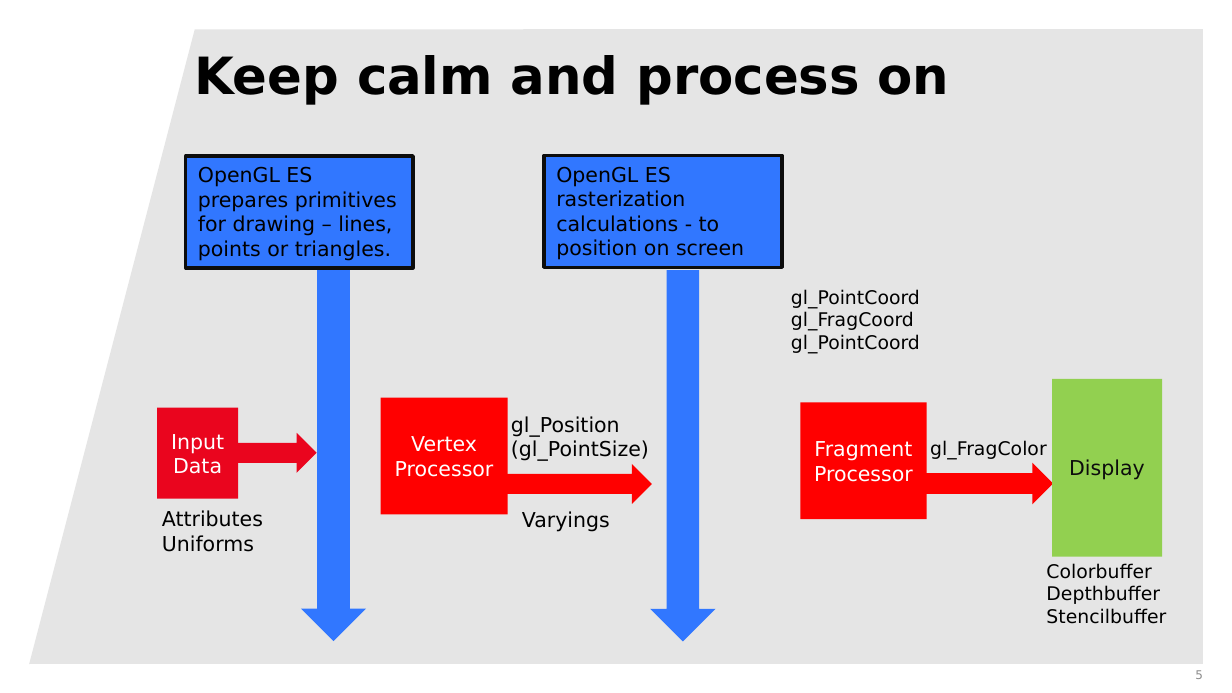
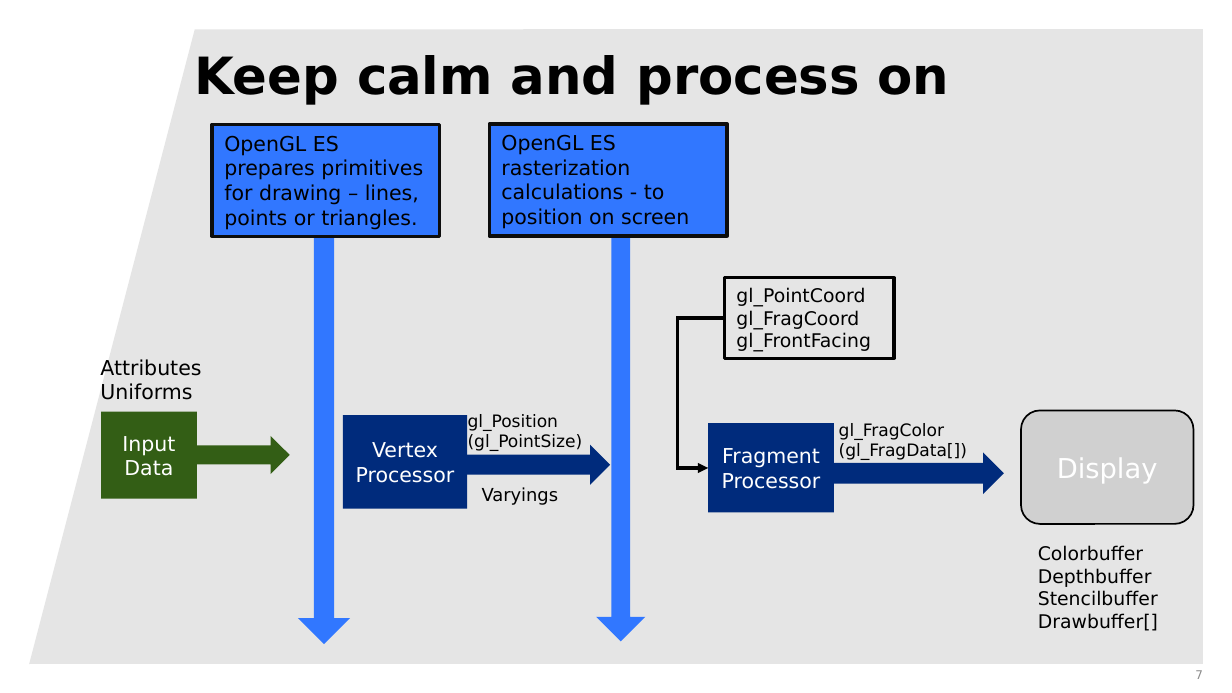
Before and after one commit to rsahlin/computer-graphics-presentations, a slide deck: slide 7 of deconstructingGLES.pptx (slide 5 before the commit). Drawn at 1232x693 pixels with LibreOffice and Linux fonts; fonts in the diff are those of the drawing; grey boxes stand for pictures; background and template pictures are left out. Boxes give left, top, right and bottom in pixels: in the first picture for what was removed or moved away, otherwise in the second. Text is boxed around its words. In the diff, an @@ line names an element or a change of style, - is before the commit and + after.

```diff
--- a/deconstructingGLES.pptx
+++ b/deconstructingGLES.pptx
@@ rectangle "OpenGL ES prepares primitives for ...": place and size @@
-rectangle "OpenGL ES prepares primitives for ..." at (186, 156, 413, 269)
+rectangle "OpenGL ES prepares primitives for ..." at (212, 124, 439, 237)
@@ rectangle "OpenGL ES rasterization calculations - ...": place and size @@
-rectangle "OpenGL ES rasterization calculations - ..." at (545, 155, 782, 267)
+rectangle "OpenGL ES rasterization calculations - ..." at (489, 124, 727, 237)
@@ down arrow: place and size @@
-down arrow at (301, 270, 366, 641)
+down arrow at (298, 238, 350, 644)
@@ down arrow at (298, 238, 350, 644): proportions changed @@
@@ down arrow at (596, 237, 646, 642): proportions changed @@
@@ down arrow: place and size @@
-down arrow at (650, 270, 716, 641)
+down arrow at (596, 237, 646, 642)
@@ rectangle "gl_PointCoord": place and size @@
-rectangle "gl_PointCoord" at (791, 289, 920, 354)
+rectangle "gl_PointCoord" at (724, 277, 894, 359)
@@ rectangle "gl_PointCoord" at (724, 277, 894, 359): outline none to #000000 2 pt @@
@@ elbow arrow added from (724, 318) to (708, 468), #000000 2 pt @@
@@ text in rectangle at (736, 310, 870, 352): text changed @@
-gl_FragCoord
-gl_PointCoord
+gl_FragCoord
+gl_FrontFacing
@@ text "Attributes Uniforms": place and size @@
-text "Attributes Uniforms" at (162, 510, 263, 552)
+text "Attributes Uniforms" at (100, 359, 201, 400)
@@ rectangle removed at (1052, 378, 1162, 556) @@
-Display
@@ rectangle "Input Data": place and size @@
-rectangle "Input Data" at (158, 408, 239, 499)
+rectangle "Input Data" at (101, 411, 197, 499)
@@ rectangle "Input Data" at (101, 411, 197, 499): fill #EA051E to #335E14 @@
@@ rectangle "Vertex Processor": place and size @@
-rectangle "Vertex Processor" at (381, 398, 508, 515)
+rectangle "Vertex Processor" at (342, 415, 467, 509)
@@ text "gl_Position (gl_PointSize)": place and size @@
-text "gl_Position (gl_PointSize)" at (511, 416, 649, 461)
+text "gl_Position (gl_PointSize)" at (468, 414, 583, 451)
@@ text "gl_Position (gl_PointSize)" at (468, 414, 583, 451): size 12 to 10 pt @@
@@ picture added at (1021, 410, 1194, 524), 16 pt, text #FFFFFF @@
+Display
@@ right arrow at (190, 436, 290, 474): fill #EA051E to #335E14 @@
@@ right arrow: place and size @@
-right arrow at (232, 432, 317, 473)
+right arrow at (190, 436, 290, 474)
@@ right arrow: place and size @@
-right arrow at (508, 464, 652, 505)
+right arrow at (466, 445, 611, 485)
@@ rectangle "Fragment Processor": place and size @@
-rectangle "Fragment Processor" at (801, 403, 926, 520)
+rectangle "Fragment Processor" at (708, 424, 834, 513)
@@ text at (839, 423, 967, 460): text changed; size 11 to 10 pt @@
-gl_FragColor
+gl_FragColor
+(gl_FragData[])
@@ text "Varyings": place and size @@
-text "Varyings" at (522, 511, 610, 532)
+text "Varyings" at (482, 487, 559, 505)
@@ text "Varyings" at (482, 487, 559, 505): size 12 to 10.5 pt @@
@@ fill #FF0000 to #002B7D in 4 elements at (342, 415, 467, 509), (708, 424, 834, 513), (466, 445, 611, 485), (827, 452, 1004, 494) @@
@@ right arrow: place and size @@
-right arrow at (918, 463, 1053, 505)
+right arrow at (827, 452, 1004, 494)
@@ text at (1038, 545, 1158, 631): text changed @@
-Colorbuffer
-Depthbuffer
-Stencilbuffer
+Colorbuffer
+Depthbuffer
+Stencilbuffer
+Drawbuffer[]
@@ page number at (1195, 670, 1203, 679): text changed @@
-5
+7
```
Also in this commit, not shown: 6 other slides changed, 2 slides added.
